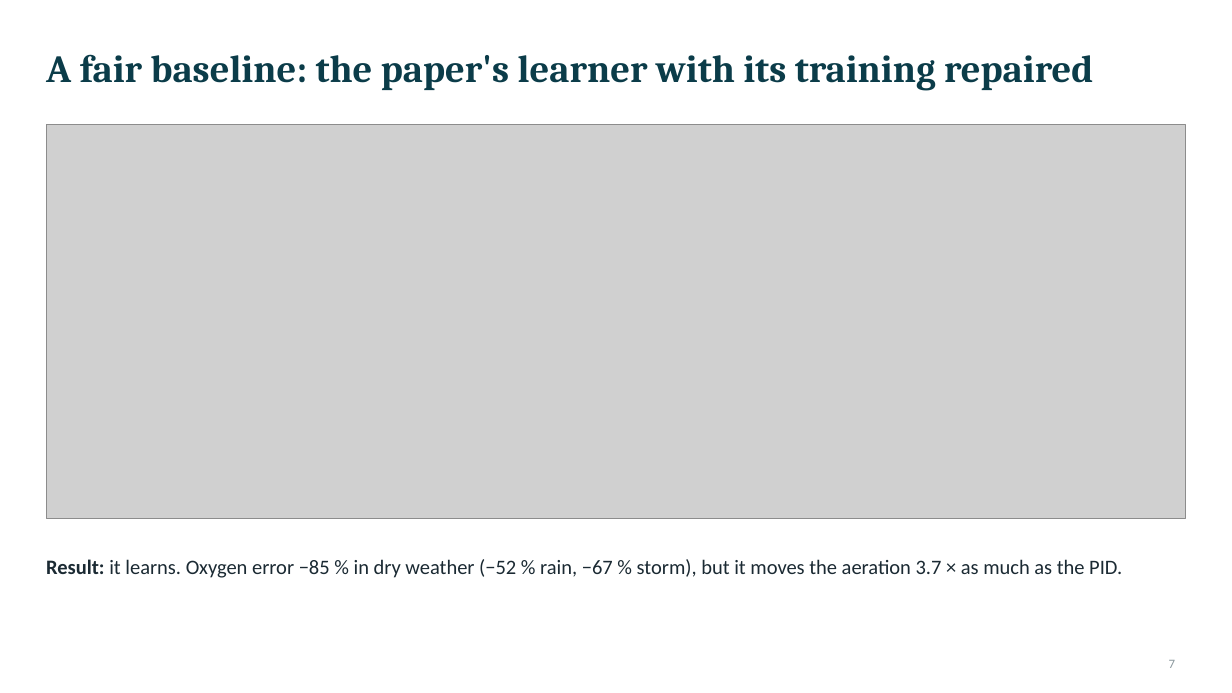
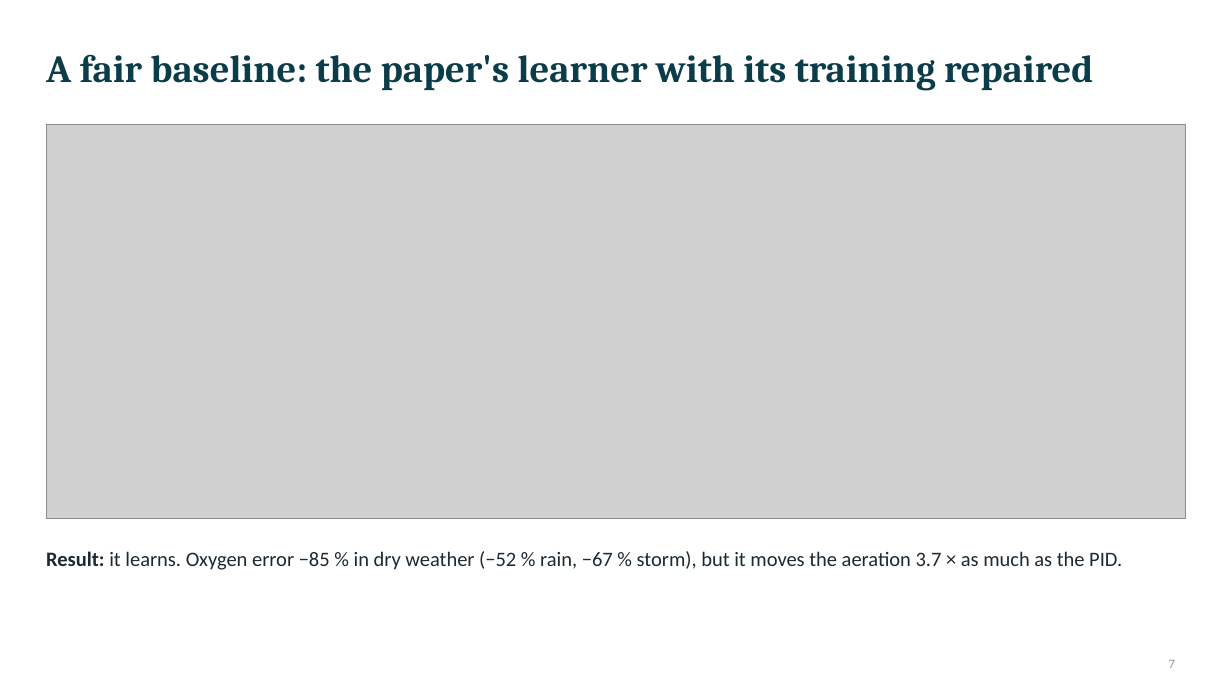
Before and after one commit to Amritha902/water_resource, a slide deck: slide 7 of docs/Paper1_Architecture_Deck.pptx. Drawn at 1232x693 pixels with LibreOffice and Linux fonts; fonts in the diff are those of the drawing; grey boxes stand for pictures. Boxes give left, top, right and bottom in pixels: in the first picture for what was removed or moved away, otherwise in the second. Text is boxed around its words. In the diff, an @@ line names an element or a change of style, - is before the commit and + after.

```diff
--- a/docs/Paper1_Architecture_Deck.pptx
+++ b/docs/Paper1_Architecture_Deck.pptx
@@ text "Result: it learns. Oxygen error ..." moved from (x1=46, y1=559, x2=1122, y2=578) to (x1=46, y1=551, x2=1122, y2=570) @@
```
Also in this commit, not shown: 6 other slides changed, 1 slide added, 1 slide removed, 16 other files.
